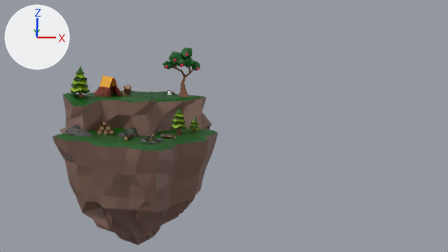
Before and after pictures for a commit that changed the Blender file TeamProject/BlenderFiles/island3.blend.
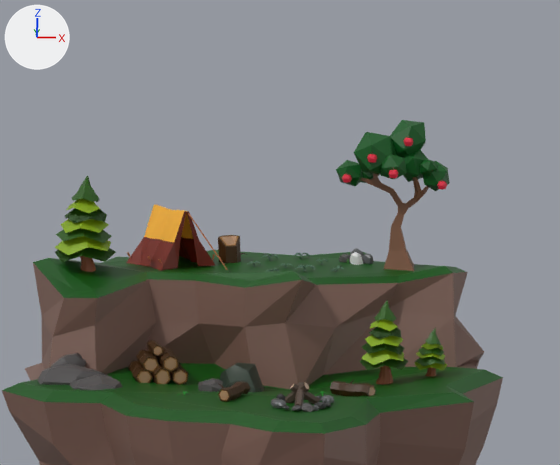
Each version is shown from the file's camera 'Camera', then close up on the part from 12% to 53% of the width and 3% to 64% of the height. Arrows for +X, +Y and +Z are at upper left; the lights stay in place.

The older version as bpy lines, for what is in view:
```python
ob_apple_005 = bpy.data.objects.new('Apple.005', me_sphere_006)
ob_apple_005.parent = ob_cube_015
ob_apple_005.location = (-9.279, -3.297, 4.336)
ob_apple_005.scale = (0.39, 0.39, 0.39)
ob_apple_006 = bpy.data.objects.new('Apple.006', me_sphere_007)
ob_apple_006.parent = ob_cube_015
ob_apple_006.location = (-10.23, -2.525, 3.535)
ob_apple_006.scale = (0.39, 0.39, 0.39)
ob_apple_007 = bpy.data.objects.new('Apple.007', me_sphere_008)
ob_apple_007.parent = ob_cube_015
ob_apple_007.location = (-8.016, -2.692, 4.922)
ob_apple_007.scale = (0.39, 0.39, 0.39)
ob_apple_008 = bpy.data.objects.new('Apple.008', me_sphere_009)
ob_apple_008.parent = ob_cube_015
ob_apple_008.location = (-6.774, -2.685, 3.387)
ob_apple_008.scale = (0.39, 0.39, 0.39)
ob_apple_009 = bpy.data.objects.new('Apple.009', me_sphere_010)
ob_apple_009.parent = ob_cube_015
ob_apple_009.location = (-8.503, -3.416, 3.802)
ob_apple_009.scale = (0.39, 0.39, 0.39)
ob_leaf_009 = bpy.data.objects.new('leaf.009', me_plane_007)
ob_leaf_009.parent = ob_plant_002
ob_leaf_009.location = (0.247, -0.144, 0.243)
ob_leaf_009.rotation_euler = (0.0, 0.0, 1.49)  # degrees (0, 0, 85)
ob_leaf_009.scale = (0.493, 1.0, 1.0)
ob_leaf_029 = bpy.data.objects.new('leaf.029', me_plane_031)
ob_leaf_029.parent = ob_plant_005
ob_leaf_029.location = (-0.0543, -0.0531, -0.239)
ob_leaf_029.rotation_euler = (0.0, 0.0, 2.517)  # degrees (0, 0, 144)
ob_leaf_029.scale = (0.493, 1.0, 1.0)
ob_rock3_002 = bpy.data.objects.new('Rock3.002', me_cube_007)
ob_rock3_002.location = (0.2, 1.69, 2.03)
ob_rock3_002.rotation_euler = (-5.886, 1.839, -2.14)  # degrees (-337, 105, -123)
ob_rock3_002.scale = (0.635, 0.264, 0.263)
ob_tent = bpy.data.objects.new('tent', me_cube_002)
ob_tent.location = (-2.91, 1.02, 2.55)
ob_tent.rotation_euler = (0.0235, 0.00948, -0.842)  # degrees (1.3, 0.5, -48)
ob_tent.scale = (0.486, 0.486, 0.486)
# also in view: 'Icosphere.013' at (0.52, 1.42, 4.0); 'Log2' at (-1.89, 1.49, 2.18); 'Log1.002' at (0.42, -2.33, 0.55); 'Cylinder.018' at (-4.15, -0.14, 2.59); 'Rock2' at (-1.39, -1.3, 0.01)
```
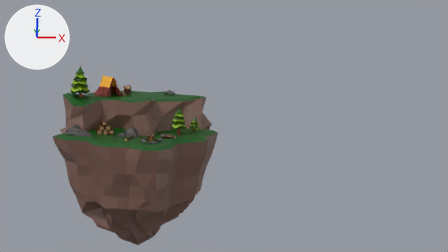
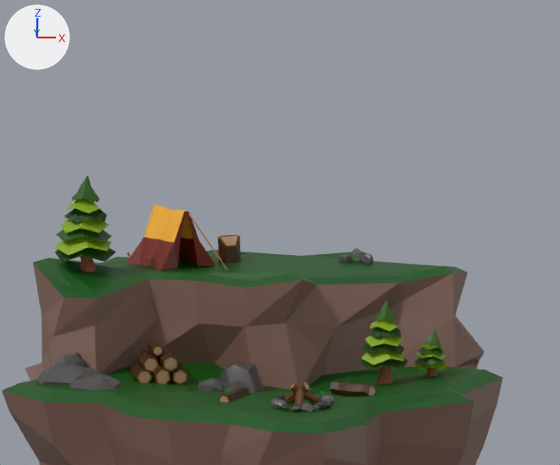
ob_grass_1 is not drawn itself; it is the parent of ob_grass, ob_grass_001, ob_grass_002, ob_grass_004, ob_grass_005.

Location of each change, (x1, y1, x2, y2) in pixels of the close-ups (560 x 465 px):
'Cube.015', deleted (brown)
    before: (361, 174, 429, 271)
'Icosphere.013', deleted (green)
    before: (354, 132, 397, 175)
'Icosphere.009', deleted (green)
    before: (390, 120, 426, 157)
'Icosphere.014', deleted (green)
    before: (401, 150, 428, 182)
'Log1', moved
    before: (218, 381, 251, 402)
    after: (218, 387, 250, 403)
'Icosphere.012', deleted (green)
    before: (336, 160, 363, 186)
'Icosphere.010', deleted (green)
    before: (380, 155, 406, 179)
'Icosphere.015', deleted (green)
    before: (423, 161, 450, 191)
'Icosphere.011', deleted
    before: (420, 159, 437, 175)
'Rock3.002', deleted
    before: (350, 252, 363, 265)
'Apple.009', deleted
    before: (388, 168, 399, 179)
'Apple.008', deleted
    before: (437, 180, 447, 190)
'Apple.005', deleted
    before: (367, 153, 377, 163)
'Apple.007', deleted
    before: (403, 136, 414, 146)
'Icosphere.008', deleted
    before: (361, 171, 379, 183)
'Apple.006', deleted
    before: (342, 173, 352, 183)

Diff of the bpy script that builds the scene:
```diff
--- a/TeamProject/BlenderFiles/island3.blend.py
+++ b/TeamProject/BlenderFiles/island3.blend.py
@@ ob_log1 @@
 ob_log1 = bpy.data.objects.new('Log1', me_cylinder_004)
-ob_log1.location = (-1.32, -2.86, 0.64)
+ob_log1.location = (-1.32, -2.86, 0.56)
 ob_log1.rotation_euler = (-2.046, -0.00534, 1.232)  # degrees (-117, -0.3, 71)
@@ ob_rock3_002 @@
-ob_rock3_002 = bpy.data.objects.new('Rock3.002', me_cube_007)
@@ ob_grass_1 @@
 ob_grass_1 = bpy.data.objects.new('Grass', None)
-ob_grass_1.location = (0.038, 1.662, 2.08)
+ob_grass_1.location = (0.139, 1.662, 2.121)
 ob_grass_1.rotation_euler = (1.571, 0.0, -0.652)  # degrees (90, 0, -37)
-ob_grass_1.scale = (0.0101, 0.0101, 0.0101)
+ob_grass_1.scale = (0.0167, 0.0167, 0.0167)
@@ ob_leaf_009 @@
-ob_leaf_009 = bpy.data.objects.new('leaf.009', me_plane_007)
@@ ob_leaf_029 @@
-ob_leaf_029 = bpy.data.objects.new('leaf.029', me_plane_031)
@@ ob_apple_009 @@
-ob_apple_009 = bpy.data.objects.new('Apple.009', me_sphere_010)
@@ ob_apple_008 @@
-ob_apple_008 = bpy.data.objects.new('Apple.008', me_sphere_009)
@@ ob_apple_007 @@
-ob_apple_007 = bpy.data.objects.new('Apple.007', me_sphere_008)
@@ ob_apple_006 @@
-ob_apple_006 = bpy.data.objects.new('Apple.006', me_sphere_007)
@@ ob_apple_005 @@
-ob_apple_005 = bpy.data.objects.new('Apple.005', me_sphere_006)
@@ ob_cube_015 @@
-ob_cube_015 = bpy.data.objects.new('Cube.015', me_cube_016)
@@ ob_icosphere_015 @@
-ob_icosphere_015 = bpy.data.objects.new('Icosphere.015', me_icosphere_001)
@@ ob_icosphere_014 @@
-ob_icosphere_014 = bpy.data.objects.new('Icosphere.014', me_icosphere_001)
@@ ob_icosphere_013 @@
-ob_icosphere_013 = bpy.data.objects.new('Icosphere.013', me_icosphere_001)
@@ ob_icosphere_012 @@
-ob_icosphere_012 = bpy.data.objects.new('Icosphere.012', me_icosphere_001)
@@ ob_icosphere_011 @@
-ob_icosphere_011 = bpy.data.objects.new('Icosphere.011', me_icosphere_001)
@@ ob_icosphere_010 @@
-ob_icosphere_010 = bpy.data.objects.new('Icosphere.010', me_icosphere_001)
@@ ob_icosphere_009 @@
-ob_icosphere_009 = bpy.data.objects.new('Icosphere.009', me_icosphere_001)
@@ ob_icosphere_008 @@
-ob_icosphere_008 = bpy.data.objects.new('Icosphere.008', me_icosphere_001)
```
